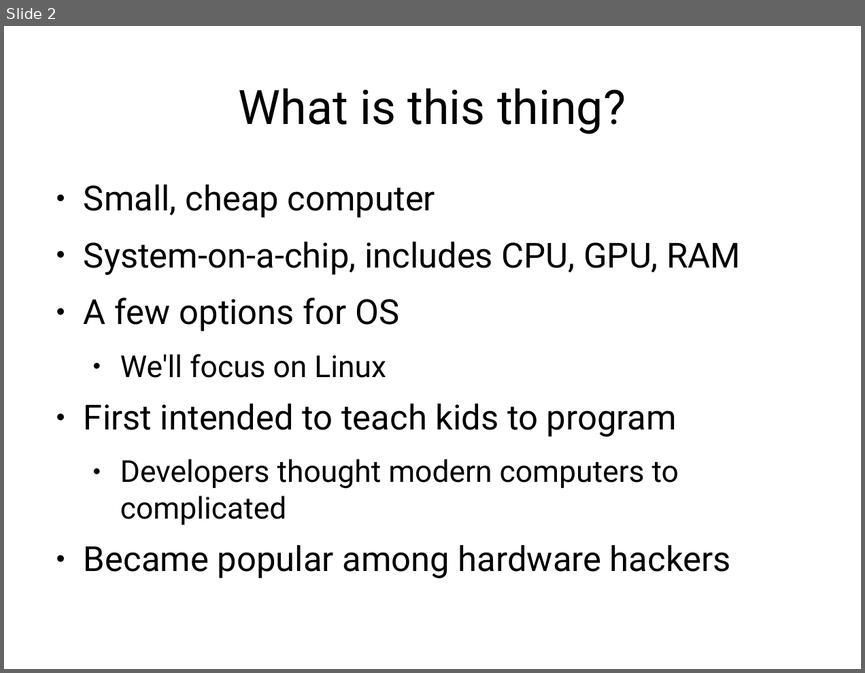
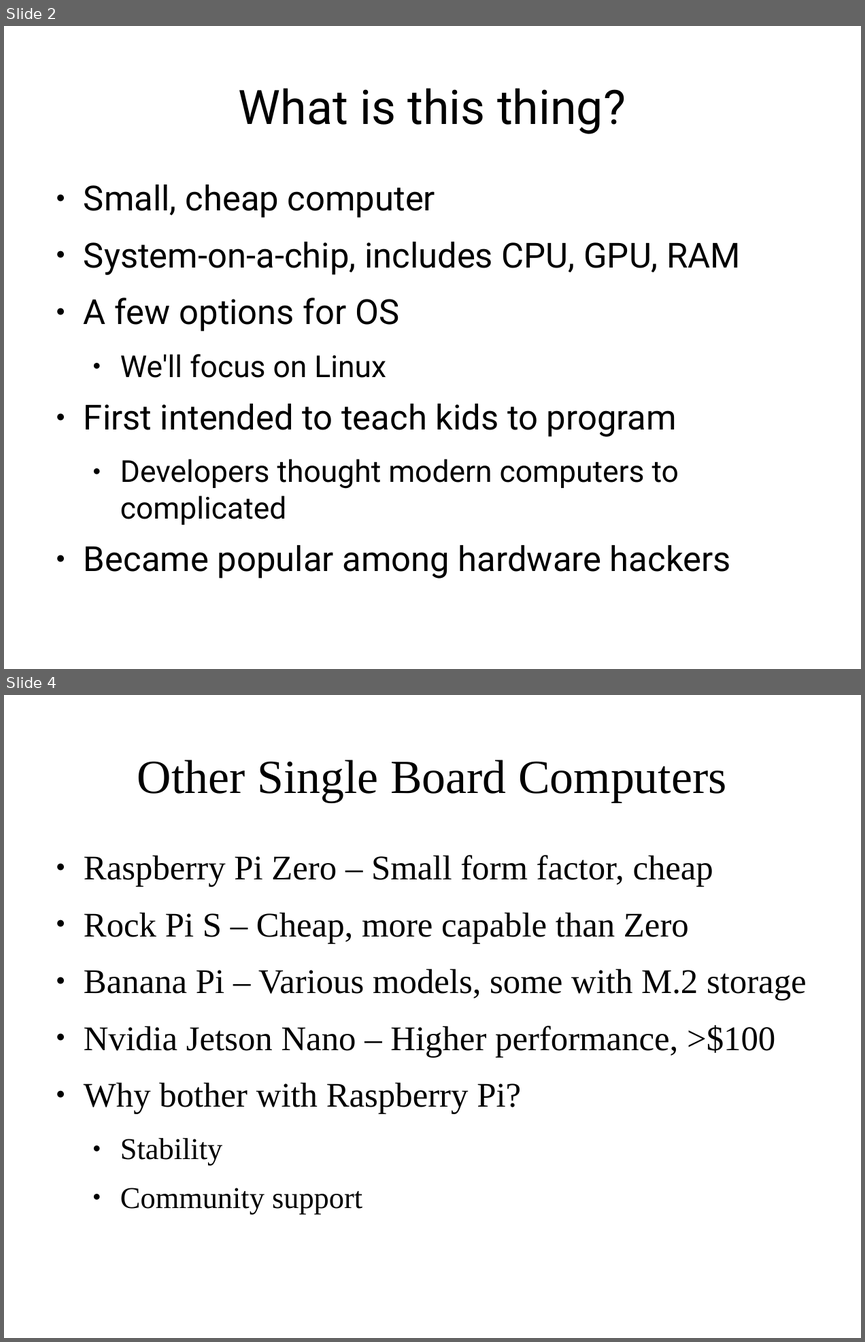
Before and after one commit to frezik/rpi_perl_presentation, a slide deck: raspberry_pi_perl.odp. Shown one above the other, each under a label of ours: slide 2 before the commit, slides 2 and 4 after it; the slides between them are not shown. The pictures are 865x673 and 865x1342 pixels, drawn with LibreOffice and Linux fonts; fonts in the diff are those of the drawing. Boxes give left, top, right and bottom in pixels: in the first picture for what was removed or moved away, otherwise in the second. Text is boxed around its words. In the diff, an @@ line names an element or a change of style, - is before the commit and + after.

```diff
--- a/raspberry_pi_perl.odp
+++ b/raspberry_pi_perl.odp
@@ slide 4 added at <box>4,695,861,1338</box>, background #FFFFFF @@
@@ title added at <box>137,760,726,802</box>, 44 pt, text #000000 @@
+Other Single Board Computers
@@ text added at <box>84,855,806,1214</box>, 32 pt, text #000000 @@
+● Raspberry Pi Zero – Small form factor, cheap
+● Rock Pi S – Cheap, more capable than Zero
+● Banana Pi – Various models, some with M.2 storage
+● Nvidia Jetson Nano – Higher performance, >$100
+● Why bother with Raspberry Pi?
+  ● Stability
+  ● Community support
```
Also in this commit, not shown: 9 slides changed, 12 other slides added, 6 slides removed, 1 other file.
